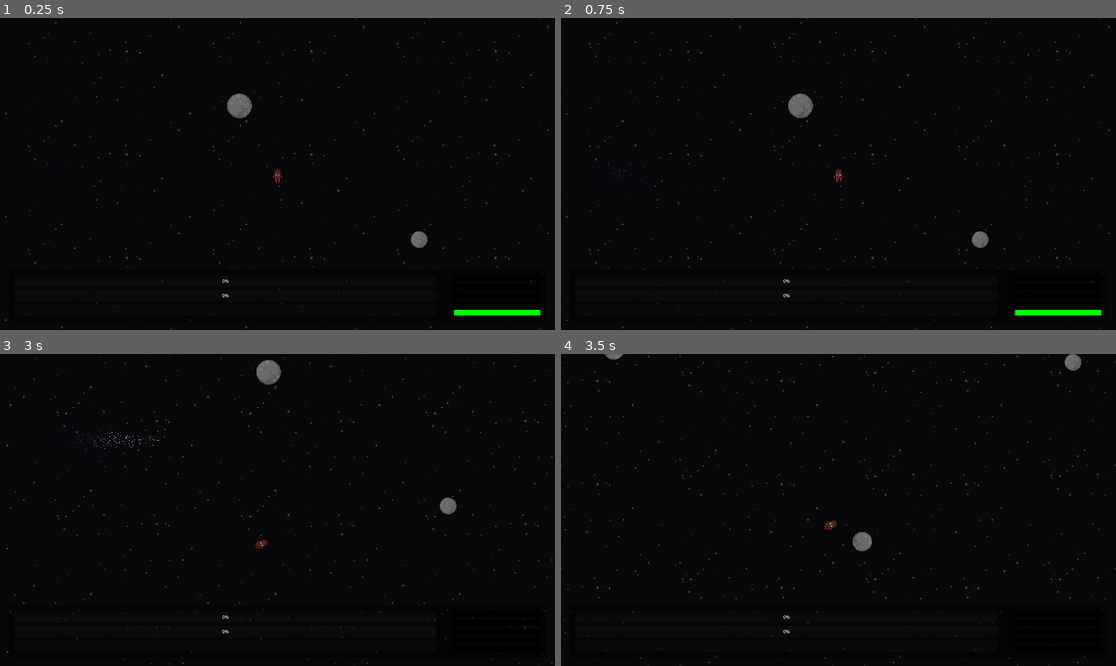
Above: before the commit, frames 1-4 (two rows, left to right).
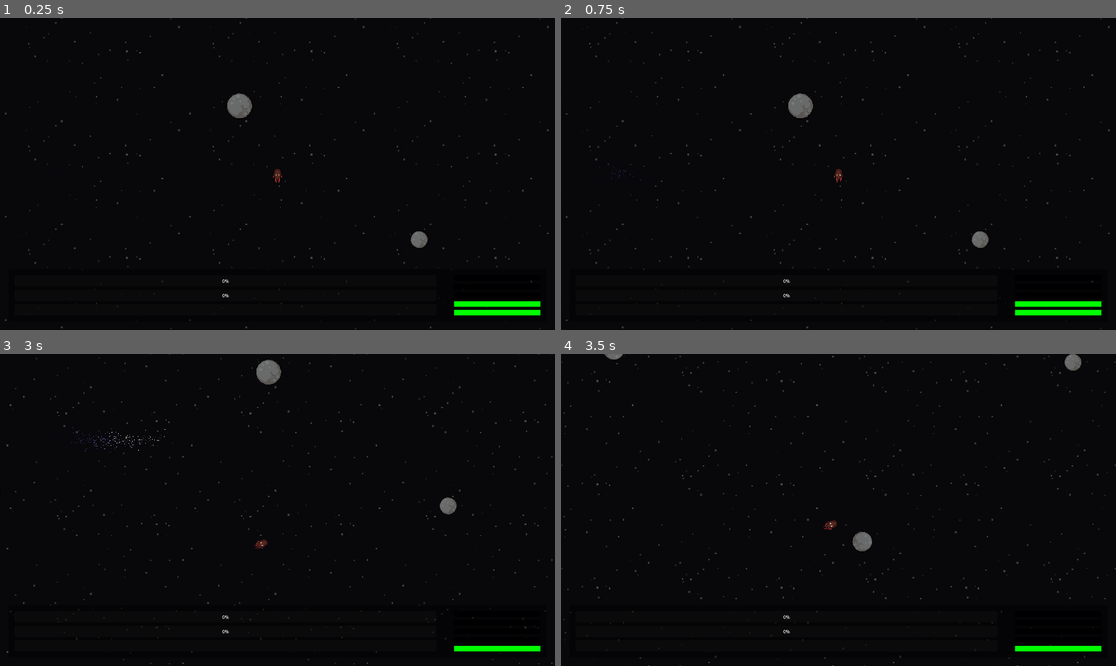
Above: after the commit, the same moments.

Repository: Erica-99/TinyWorld
Game: Godot game, scene res://scenes/star_map.tscn
The game is run twice, just before and just after one commit, with the same random seed, the same clock (stepped at 60 frames per second) and the same inputs. The project has no main scene, so this scene is started directly.
Inputs (mouse positions are in pixels of both pictures, inside the frame that each line leads up to):
- Up to frame 1 (0.25 s): no input
- Up to frame 2 (0.75 s): move the mouse to (960, 158) at 0.52 s; hold D (Right) from 0.53 s (still down); hold Shift (Fire Dampers) from 0.53 s (still down)
- Up to frame 3 (3 s): move the mouse to (166, 525) at 1.27 s; release D (Right) at 1.28 s; release Shift (Fire Dampers) at 1.28 s; hold S (Reverse) 1.28-2.03 s; tap Space (Landing Mode) at 1.35 s; move the mouse to (333, 441) at 2.02 s; press the mouse at (333, 441) at 2.03 s; hold D (Right) 2.03-2.78 s; move the mouse to (249, 572) at 2.77 s; release the mouse at (249, 572) at 2.78 s; hold W (Forward) from 2.78 s (still down); tap Shift (Fire Dampers) at 2.85 s
- Up to frame 4 (3.5 s): keep holding W (Forward)

The runs differ from the first frame. In frame 1, 0.3% of the frame differs, in the area x 81-98%, y 90-93%; in frame 2, 0.3%; in frame 3, 0.3%; in frame 4, 0.3%.

Commit message:
Scaffolding for enemy death

Diff:
--- a/Sprites/BackTurretSprites.tres
+++ b/Sprites/BackTurretSprites.tres
@@ -24,6 +24,11 @@
 
 [resource]
 animations = [{
+"frames": [],
+"loop": true,
+"name": &"Damaged",
+"speed": 5.0
+}, {
 "frames": [{
 "duration": 1.0,
 "texture": SubResource("AtlasTexture_o8c3r")
--- a/scenes/enemy.tscn
+++ b/scenes/enemy.tscn
@@ -1,6 +1,7 @@
 [gd_scene format=3 uid="uid://cq2g8ebw34rqx"]
 
 [ext_resource type="SpriteFrames" uid="uid://nhwss1he74jt" path="res://Sprites/CruiserThrusterSprites.tres" id="1_5uy6h"]
+[ext_resource type="Script" uid="uid://bc785wh64tb28" path="res://scripts/enemy.gd" id="1_xwavj"]
 [ext_resource type="SpriteFrames" uid="uid://csldfhvvocscj" path="res://Sprites/BackTurretSprites.tres" id="2_c4w8v"]
 [ext_resource type="Script" uid="uid://dgeg3n8kbsb73" path="res://scripts/turret.gd" id="2_xwavj"]
 [ext_resource type="SpriteFrames" uid="uid://bo1oeril35fvh" path="res://Sprites/CruiserBridgeSprites.tres" id="3_xwavj"]
@@ -317,9 +318,11 @@
 color_ramp = SubResource("GradientTexture1D_dwvs7")
 alpha_curve = SubResource("CurveTexture_dwvs7")
 
-[node name="enemy" type="Area2D" unique_id=2136185547]
+[node name="enemy" type="Area2D" unique_id=2136185547 node_paths=PackedStringArray("turrets")]
 texture_filter = 3
 scale = Vector2(4, 4)
+script = ExtResource("1_xwavj")
+turrets = [NodePath("SpritePivot/Thruster/ThrusterTurret"), NodePath("SpritePivot/Bridge/BridgeTurret")]
 
 [node name="SpritePivot" type="Node2D" parent="." unique_id=247175346]
 self_modulate = Color(0, 0, 1, 1)
@@ -338,19 +341,19 @@
 sprite_frames = ExtResource("1_5uy6h")
 animation = &"Healthy"
 
-[node name="ThrusterTurret" type="Area2D" parent="SpritePivot/Thruster" unique_id=1173980368]
+[node name="ThrusterTurret" type="Area2D" parent="SpritePivot/Thruster" unique_id=1173980368 node_paths=PackedStringArray("child_collider")]
 position = Vector2(-50, 0)
 collision_layer = 8
 collision_mask = 64
 input_pickable = false
 script = ExtResource("2_xwavj")
+child_collider = NodePath("ThrusterTurretCollision")
 
 [node name="AnimatedSprite2D" type="AnimatedSprite2D" parent="SpritePivot/Thruster/ThrusterTurret" unique_id=872360727]
 position = Vector2(60, -12)
 sprite_frames = ExtResource("2_c4w8v")
-animation = &"Healthy"
+animation = &"Damaged"
 autoplay = "Healthy"
-frame_progress = 0.29437646
 
 [node name="ThrusterTurretCollision" type="CollisionShape2D" parent="SpritePivot/Thruster/ThrusterTurret" unique_id=124567631]
 position = Vector2(-0.25, -1.5)
@@ -366,18 +369,19 @@
 sprite_frames = ExtResource("3_xwavj")
 animation = &"Healthy"
 
-[node name="BridgeTurret" type="Area2D" parent="SpritePivot/Bridge" unique_id=106237347]
+[node name="BridgeTurret" type="Area2D" parent="SpritePivot/Bridge" unique_id=106237347 node_paths=PackedStringArray("child_collider")]
 position = Vector2(-12, 1)
 collision_layer = 8
 collision_mask = 64
 input_pickable = false
 script = ExtResource("2_xwavj")
+child_collider = NodePath("BridgeTurretCollision")
 
 [node name="AnimatedSprite2D" type="AnimatedSprite2D" parent="SpritePivot/Bridge/BridgeTurret" unique_id=725742814]
 texture_filter = 3
 position = Vector2(6, -11)
 sprite_frames = ExtResource("4_nenq2")
-animation = &"Healthy"
+animation = &"Damaged"
 autoplay = "Healthy"
 
 [node name="BridgeTurretCollision" type="CollisionShape2D" parent="SpritePivot/Bridge/BridgeTurret" unique_id=2103308756]
@@ -396,3 +400,4 @@
 process_material = SubResource("ParticleProcessMaterial_0h1x2")
 
 [connection signal="area_entered" from="SpritePivot/Thruster/ThrusterTurret" to="SpritePivot/Thruster/ThrusterTurret" method="_on_area_entered"]
+[connection signal="area_entered" from="SpritePivot/Bridge/BridgeTurret" to="SpritePivot/Bridge/BridgeTurret" method="_on_area_entered"]
--- a/scenes/ship.tscn
+++ b/scenes/ship.tscn
@@ -57,7 +57,7 @@
 
 [node name="Inventory" type="Node2D" parent="." unique_id=244974306]
 script = ExtResource("6_7j21i")
-mineral_stores = 124
+mineral_stores = 223
 
 [node name="SurgeArea" type="Area2D" parent="." unique_id=1963121455]
 collision_layer = 64
--- /dev/null
+++ b/scripts/enemy.gd
@@ -0,0 +1,26 @@
+extends Area2D
+
+@export var turrets: Array[Area2D]
+
+var alive = true
+
+# Called when the node enters the scene tree for the first time.
+func _ready() -> void:
+	pass # Replace with function body.
+
+
+# Called every frame. 'delta' is the elapsed time since the previous frame.
+func _process(delta: float) -> void:
+	if alive:
+		var turret_still_alive = false
+		for turret in turrets:
+			if not turret.damaged:
+				turret_still_alive = true
+
+		if not turret_still_alive:
+			explode()
+
+
+func explode() -> void:
+	alive = false
+	print("dead")
--- a/scripts/turret.gd
+++ b/scripts/turret.gd
@@ -1,6 +1,10 @@
 extends Area2D
 
+@export var child_collider: CollisionShape2D
+
 var damaged = false
+
+@onready var sprite: AnimatedSprite2D = $AnimatedSprite2D
 
 # Called when the node enters the scene tree for the first time.
 func _ready() -> void:
@@ -13,5 +17,7 @@
 
 # The only thing that can be detected by the area is the player's surge
 func _on_area_entered(area: Area2D) -> void:
-
-	pass # Replace with function body.
+	print("hit")
+	damaged = true
+	sprite.play("Damaged")
+	child_collider.set_deferred("disabled", true)
Not shown, added: scripts/enemy.gd.uid
